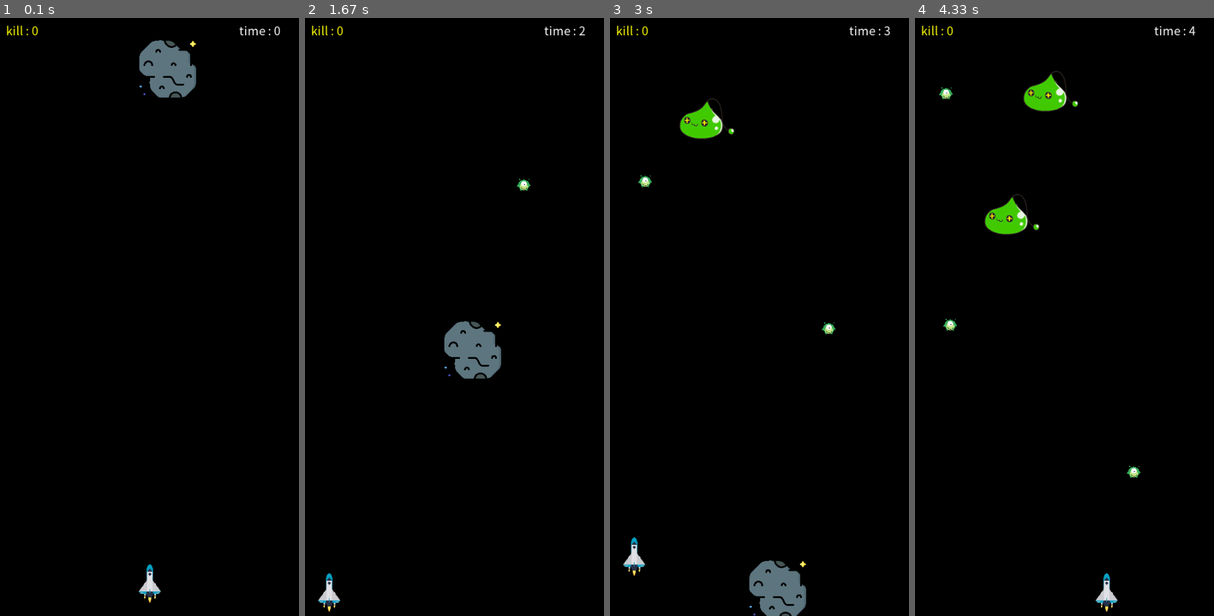
Above: before the commit, frames 1-4 (left to right).
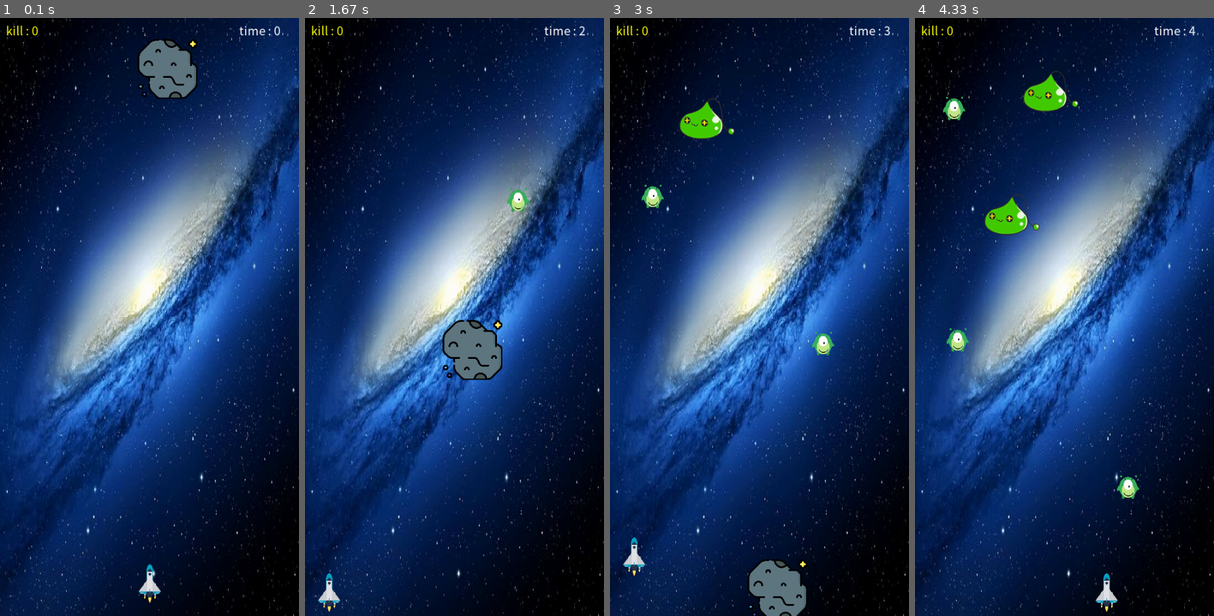
Above: after the commit, the same moments.

Repository: KROOKIMWOOBIN/pygame-spaceship
Game: pygame game, started from Python2023_Game.py
Two runs of this game, one before a commit and one after it. Both use one fixed random seed, a clock stepped at 60 frames per second and the inputs below.
Inputs:
- Up to frame 1 (0.1 s): no input
- Up to frame 2 (1.67 s): hold Left 0.33-0.87 s; hold Down 0.9-1.2 s; hold Left 1.23-1.63 s
- Up to frame 3 (3 s): hold Up 1.67-2.03 s; hold Down from 2.73 s (still down)
- Up to frame 4 (4.33 s): release Down at 3.1 s; hold Right 3.63-4.1 s

The runs differ from the first frame. In frame 1, 86% of the frame differs, in the area x 0-100%, y 0-100%; in frame 2, 86%; in frame 3, 86%; in frame 4, 87%.

Commit message:
충돌 부분 수정 인덱스 값 버그 해결 배경화면 추가

Diff:
--- a/Python2023_Game.py
+++ b/Python2023_Game.py
@@ -39,17 +39,13 @@
 
 # 충돌 함수 정의
 def crash(a, b):
-    if (a.x - b.sx <= b.x) and (b.x <= a.x + a.sx):
-        if (a.y - b.sy <= b.y) and (b.y <= a.y + a.sy):
+    if (a.x + 25 - b.sx <= b.x) and (b.x <= a.x - 25 + a.sx):
+        if (a.y + 25 - b.sy <= b.y) and (b.y <= a.y - 25 + a.sy):
             return True
         else:
             return False
     else:
         return False
-
-# 키 입력 정의
-def inputKey(key) :
-    1
 
 # 1. 게임 초기화
 pygame.init()
@@ -60,8 +56,9 @@
 rockimg = ['rock1.png', 'rock2.png']
 rock_list = []  # 운석 리스트 추가
 hit_effects = []  # 피격 효과 객체를 저장할 리스트 생성
-
 title = "미사일 게임"
+background1 = pygame.image.load("배경화면.png").convert_alpha()
+background1 = pygame.transform.scale(background1, (500, 1000))
 
 pygame.display.set_caption(title)
 
@@ -171,7 +168,7 @@
     if space_go == True and count % power == 0:
         mm = imageManager()
         mm.put_img("총알.png")
-        mm.change_size(20, 40)
+        mm.change_size(50, 100)
         gun_sound.play()
         mm.x = round(ss.x + ss.sx/2 - mm.sx/2)
         mm.y = ss.y - mm.sy - 10  # 총알의 크기만큼 위로 올라가야함
@@ -195,11 +192,11 @@
     if random.random() > 0.98 :
         aa = imageManager()
         aa.put_img("잡몹1.png")
-        aa.change_size(50, 50)
+        aa.change_size(80, 100)
         aa.x = random.randrange(0, size[0] - aa.sx - round(ss.sx/2)) # 외계인의 크기만큼 빼줌
         aa.y = 10
         aa.move = 3
-        aa.hp = 1  # 체력을 3으로 설정
+        aa.hp = 2  # 체력을 2으로 설정
         a_list.append(aa)
     # 잡몹2
     if random.random() > 0.99 :
@@ -282,11 +279,13 @@
     da_list = list(set(da_list))  # 중복 제거
 
     for d in dm_list:
-        del m_list[d]
+        if d >= 0 :
+            del m_list[d]
 
     for a in da_list:
-        kill += 1 # 외계인이 사라지면 kill +
-        del a_list[a]
+        if a >= 0 :
+            kill += 1 # 외계인이 사라지면 kill +
+            del a_list[a]
 
     # 비행기 vs 외계인 충돌하면 죽음
     for i in range(len(a_list)):
@@ -295,11 +294,17 @@
             SB = 1
 
     # 비행기 아이템 파밍
+    ditem_list = []
+
     for i in range(len(item_list)) :
         item = item_list[i]
         item.y += item.move
         if crash(item, ss) == True :
             power = 10
+            ditem_list.append(i)
+
+    for i in ditem_list :
+        del item_list[i]
 
     if power == 10 :
         item_count += 1
@@ -310,6 +315,7 @@
 
     # 4-4. 그리기
     screen.fill(black)
+    screen.blit(background1, (0, 0))
     ss.show()
     for m in m_list:
         m.show()
